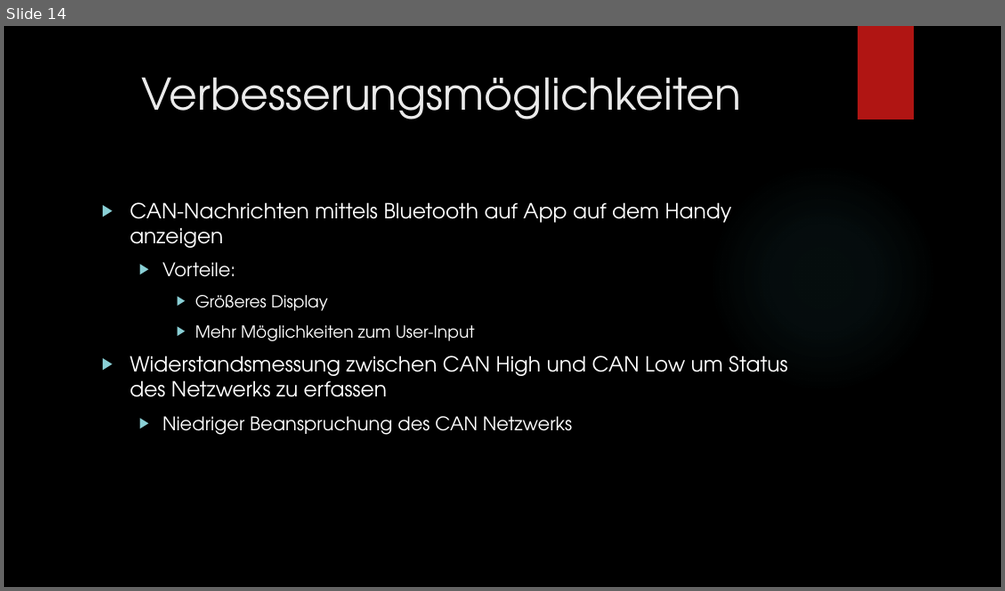
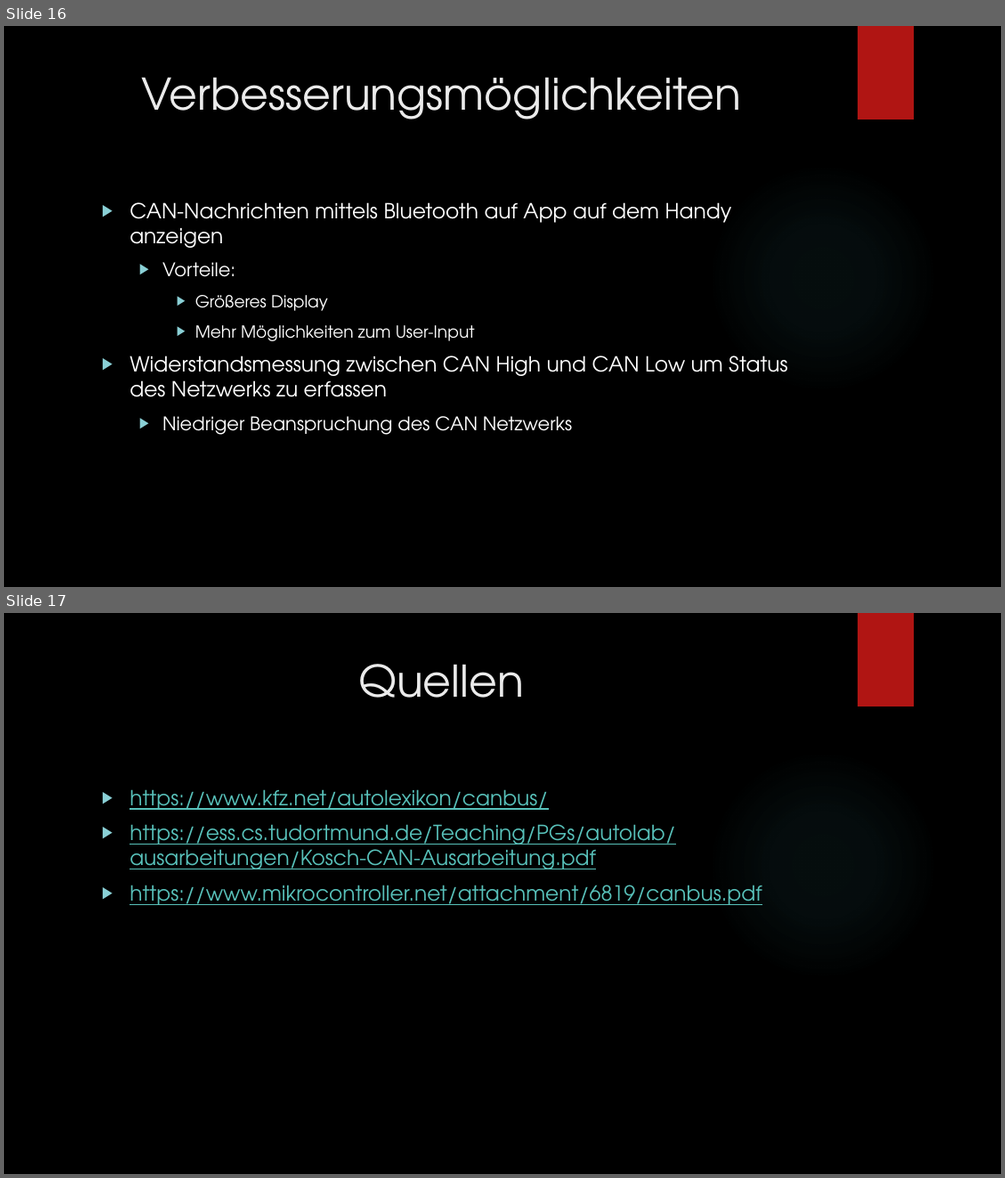
Before and after one commit to michaelgr22/can-to-go-system, a slide deck: Abschlusspräsentation.pptx. Shown one above the other, each under a label of ours: slide 14 before the commit, slides 16 and 17 after it. The pictures are 1005x591 and 1005x1178 pixels, drawn with LibreOffice and Linux fonts; fonts in the diff are those of the drawing; background and template pictures are left out. Boxes give left, top, right and bottom in pixels: in the first picture for what was removed or moved away, otherwise in the second. Text is boxed around its words. In the diff, an @@ line names an element or a change of style, - is before the commit and + after.

```diff
--- a/Abschlusspräsentation.pptx
+++ b/Abschlusspräsentation.pptx
@@ slide 17 added at [4, 613, 1001, 1174], background picture (left out); not listed: 2 template elements that a slide beside it also shows @@
@@ title added at [359, 664, 525, 698], 42 pt, text #EBEBEB @@
+Quellen
@@ text added at [129, 789, 761, 905], 20 pt, text #58C1BA, underline @@
+▶ https://www.kfz.net/autolexikon/canbus/
+▶ https://ess.cs.tudortmund.de/Teaching/PGs/autolab/ausarbeitungen/Kosch-CAN-Ausarbeitung.pdf
+▶ https://www.mikrocontroller.net/attachment/6819/canbus.pdf
@@ what was slide 14 is now slide 16 @@
```
Also in this commit, not shown: 2 other slides added.
